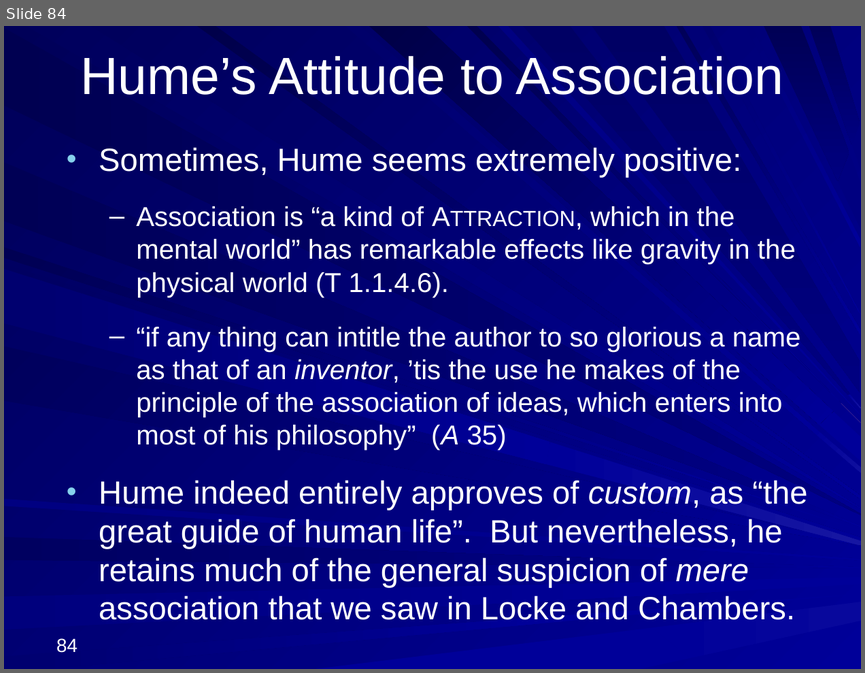
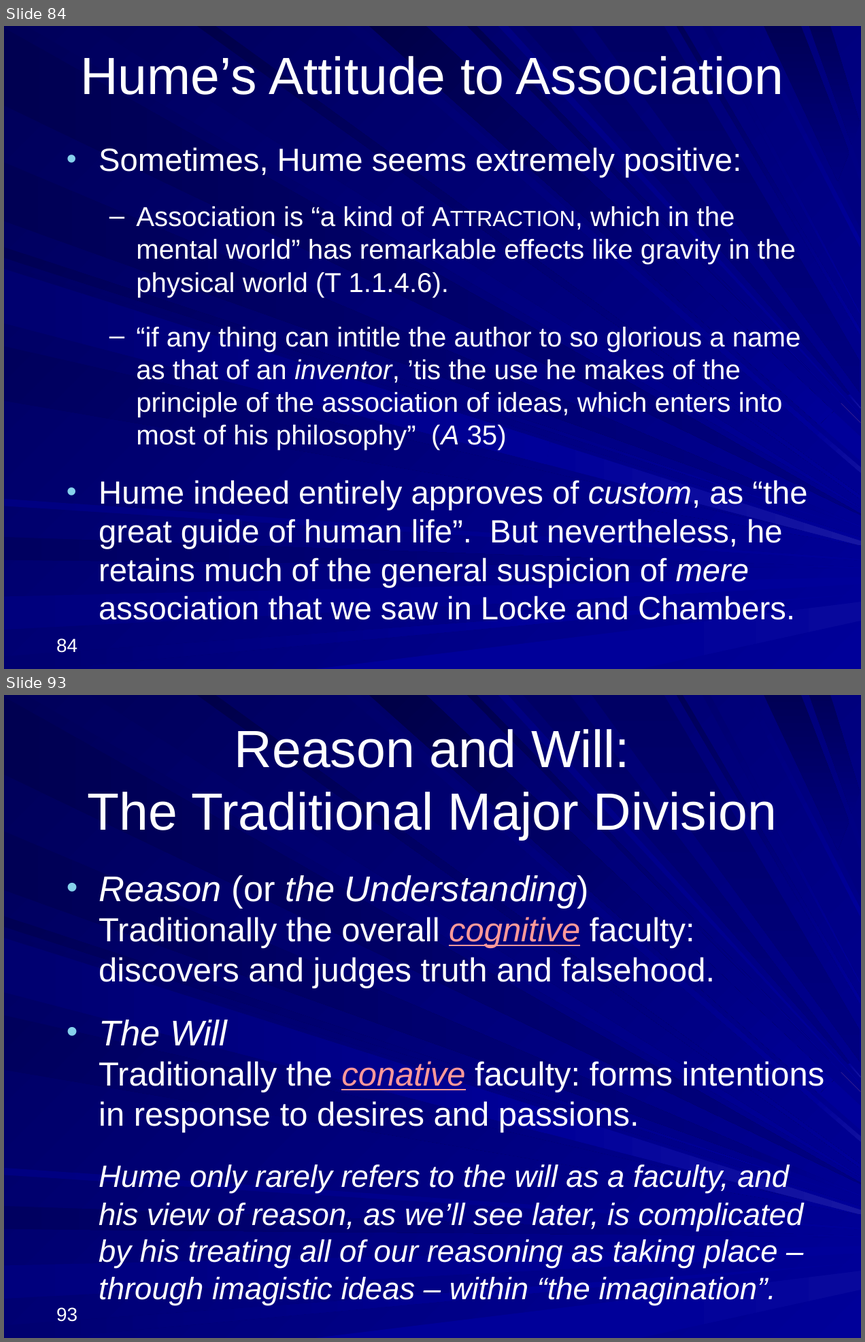
Before and after one commit to englishphilosophy/hume-texts-online, a slide deck: teaching/lectures/2025_Hume_MT_current.pptx. Shown one above the other, each under a label of ours: slide 84 before the commit, slides 84 and 93 after it; the slides between them are not shown. The pictures are 865x673 and 865x1342 pixels, drawn with LibreOffice and Linux fonts; fonts in the diff are those of the drawing. Boxes give left, top, right and bottom in pixels: in the first picture for what was removed or moved away, otherwise in the second. Text is boxed around its words. In the diff, an @@ line names an element or a change of style, - is before the commit and + after.

```diff
--- a/teaching/lectures/2025_Hume_MT_current.pptx
+++ b/teaching/lectures/2025_Hume_MT_current.pptx
@@ slide 93 added at (4, 695, 861, 1338), background gradient #000078 to #000099; not listed: 37 template elements that a slide beside it also shows @@
@@ title added at (87, 729, 776, 840), 44 pt, text #FFFFFF @@
+Reason and Will:
+The Traditional Major Division
@@ text added at (99, 875, 825, 1305), 26 pt, text #FFFFFF, italic @@
+• Reason (or the Understanding)
+  Traditionally the overall cognitive faculty: discovers and judges truth and falsehood.
+• The Will
+  Traditionally the conative faculty: forms intentions in response to desires and passions.
+Hume only rarely refers to the will as a faculty, and his view of reason, as we’ll see later, is complicated by his treating all of our reasoning as taking place – through imagistic ideas – within “the imagination”.
@@ page number added at (56, 1307, 77, 1321), 16 pt, text #FFFFFF @@
+93
```
Also in this commit, not shown: 47 other slides added, 3 other files.
